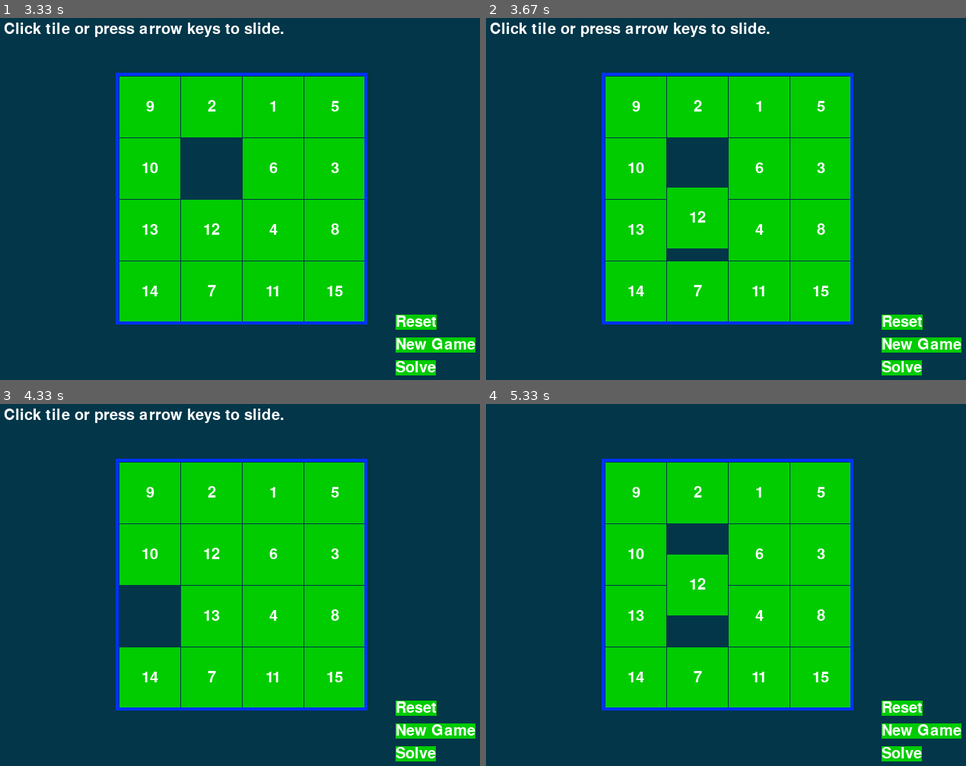
Above: before the commit, frames 1-4 (two rows, left to right).
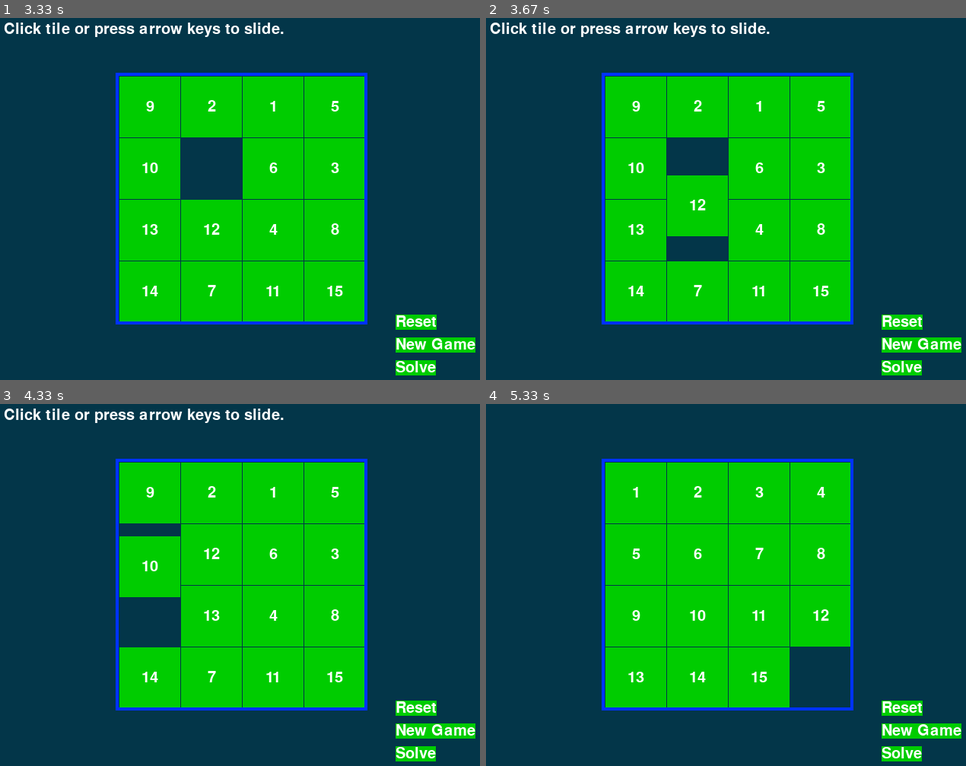
Above: after the commit, the same moments.

Repository: ferguslesley/HomeEd
Game: pygame game, started from Pygame/Slide Puzzle.py
Same seed, same stepped clock (60 frames per second), same inputs: the game is played once before the commit and once after it.
Inputs (mouse positions are in pixels of both pictures, inside the frame that each line leads up to):
- Up to frame 1 (3.33 s): tap Enter at 0.33 s; press the mouse at (124, 336) at 3.2 s; move the mouse to (201, 278) at 3.3 s
- Up to frame 2 (3.67 s): release the mouse at (764, 220) at 3.43 s; tap W at 3.5 s
- Up to frame 3 (4.33 s): click "13" at 3.88 s; click "10" at 4.22 s
- Up to frame 4 (5.33 s): click (634, 617) at 4.55 s, where only the run after the commit has a clickable "10"; click (903, 708) at 4.88 s, where only the run after the commit has a clickable "Reset"; click "New Game" at 5.22 s

Frame 1 is identical in both runs. In frame 2, 1.0% of the frame differs, in the area x 37-51%, y 43-64%; in frame 3, 1.0%; in frame 4, 4.9%, in the area x 29-76%, y 22-84%.

Commit message:
Changed Animation Speed and renamed movex/y to tilex/y

Diff:
--- a/Pygame/Slide Puzzle.py
+++ b/Pygame/Slide Puzzle.py
@@ -107,7 +107,7 @@
                     slideTo = DOWN
 
         if slideTo:
-            slideAnimation(mainBoard, slideTo, 'Click tile or press arrow keys to slide.', 8) # show slide on screen
+            slideAnimation(mainBoard, slideTo, 'Click tile or press arrow keys to slide.', 16) # show slide on screen
             makeMove(mainBoard, slideTo)
             allMoves.append(slideTo) # record the slide
         pygame.display.update()
@@ -120,12 +120,12 @@
 
 
 def checkForQuit():
-    for event in pygame.event.get(QUIT): # get all the QUIT events
-        terminate() # terminate if any QUIT events are present
-    for event in pygame.event.get(KEYUP): # get all the KEYUP events
+    for event in pygame.event.get(QUIT):  # get all the QUIT events
+        terminate()  # terminate if any QUIT events are present
+    for event in pygame.event.get(KEYUP):  # get all the KEYUP events
         if event.key == K_ESCAPE:
-            terminate() # terminate if the KEYUP event was for the Esc key
-        pygame.event.post(event) # put the other KEYUP event objects back
+            terminate()  # terminate if the KEYUP event was for the Esc key
+        pygame.event.post(event)  # put the other KEYUP event objects back
 
 
 def getStartingBoard():
@@ -256,23 +256,23 @@
 
     blankx, blanky = getBlankPosition(board)
     if direction == UP:
-        movex = blankx
-        movey = blanky + 1
+        tilex = blankx
+        tiley = blanky + 1
     elif direction == DOWN:
-        movex = blankx
-        movey = blanky - 1
+        tilex = blankx
+        tiley = blanky - 1
     elif direction == LEFT:
-        movex = blankx + 1
-        movey = blanky
+        tilex = blankx + 1
+        tiley = blanky
     elif direction == RIGHT:
-        movex = blankx - 1
-        movey = blanky
+        tilex = blankx - 1
+        tiley = blanky
 
     # prepare the base surface
     drawBoard(board, message)
     baseSurf = DISPLAYSURF.copy()
     # draw a blank space over the moving tile on the baseSurf Surface.
-    moveLeft, moveTop = getLeftTopOfTile(movex, movey)
+    moveLeft, moveTop = getLeftTopOfTile(tilex, tiley)
     pygame.draw.rect(baseSurf, BGCOLOR, (moveLeft, moveTop, TILESIZE, TILESIZE))
 
     for i in range(0, TILESIZE, animationSpeed):
@@ -280,13 +280,13 @@
         checkForQuit()
         DISPLAYSURF.blit(baseSurf, (0, 0))
         if direction == UP:
-            drawTile(movex, movey, board[movex][movey], 0, -i)
+            drawTile(tilex, tiley, board[tilex][tiley], 0, -i)
         if direction == DOWN:
-            drawTile(movex, movey, board[movex][movey], 0, i)
+            drawTile(tilex, tiley, board[tilex][tiley], 0, i)
         if direction == LEFT:
-            drawTile(movex, movey, board[movex][movey], -i, 0)
+            drawTile(tilex, tiley, board[tilex][tiley], -i, 0)
         if direction == RIGHT:
-            drawTile(movex, movey, board[movex][movey], i, 0)
+            drawTile(tilex, tiley, board[tilex][tiley], i, 0)
 
         pygame.display.update()
         FPSCLOCK.tick(FPS)
@@ -299,7 +299,7 @@
     board = getStartingBoard()
     drawBoard(board, '')
     pygame.display.update()
-    pygame.time.wait(500) # pause 500 milliseconds for effect
+    pygame.time.wait(500)  # pause 500 milliseconds for effect
     lastMove = None
     for i in range(numSlides):
         move = getRandomMove(board, lastMove)
@@ -312,7 +312,7 @@
 
 def resetAnimation(board, allMoves):
     # make all of the moves in allMoves in reverse.
-    revAllMoves = allMoves[:] # gets a copy of the list
+    revAllMoves = allMoves[:]  # gets a copy of the list
     revAllMoves.reverse()
 
     for move in revAllMoves:
